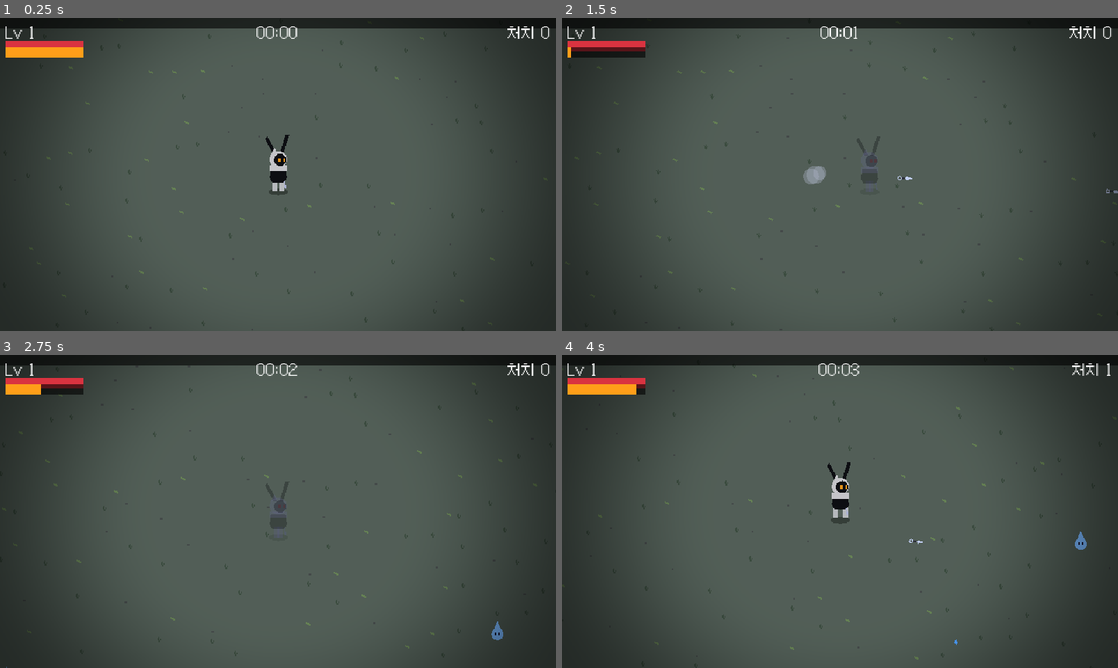
Above: before the commit, frames 1-4 (two rows, left to right).
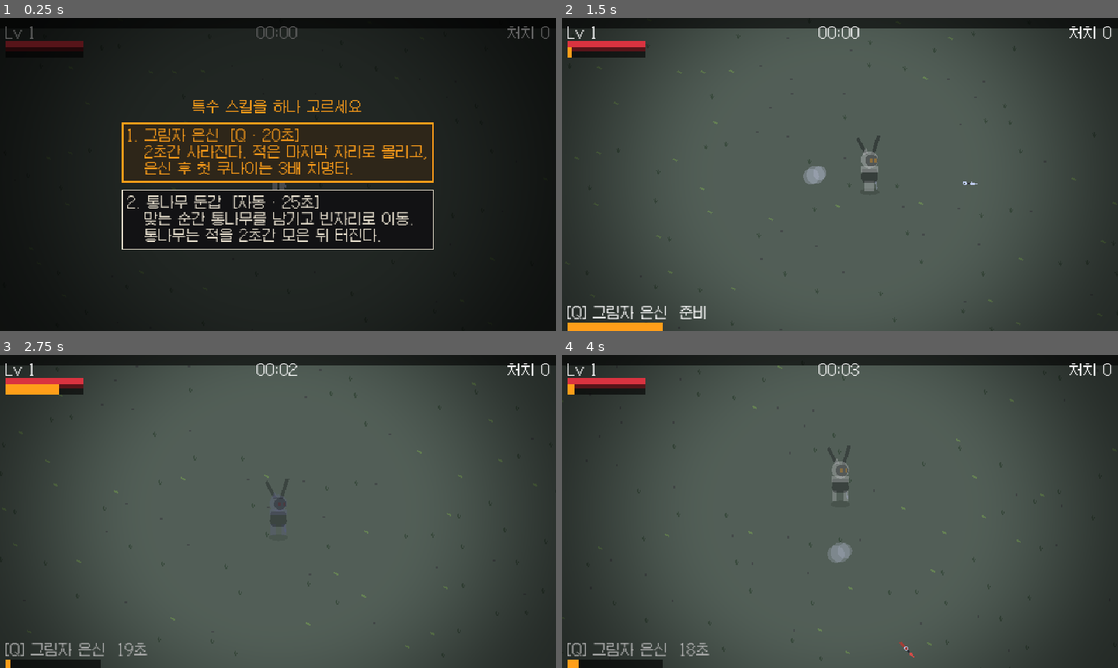
Above: after the commit, the same moments.

Repository: sookmo6442/kilvi
Game: Godot game, scene res://scenes/main.tscn
The game is run twice, just before and just after one commit, with the same random seed, the same clock (stepped at 60 frames per second) and the same inputs.
Inputs (mouse positions are in pixels of both pictures, inside the frame that each line leads up to):
- Up to frame 1 (0.25 s): no input
- Up to frame 2 (1.5 s): click (840, 152) at 0.5 s, where only the run after the commit has a clickable "1. 그림자 은신 [Q · 20초] 2초간 사라진다.…"; tap Enter at 1.25 s; hold D (move_right) from 1.28 s (still down); tap Space (dash) at 1.35 s
- Up to frame 3 (2.75 s): tap E at 1.55, 2.1 s; release D (move_right) at 2.03 s; hold S (move_down) from 2.03 s (still down); tap Space (dash) at 2.3 s
- Up to frame 4 (4 s): release S (move_down) at 2.78 s; hold D (move_right) 2.78-3.53 s; tap Space (dash) at 2.85, 3.8 s; tap E at 3.05, 3.6 s; hold W (move_up) from 3.53 s (still down)

The runs differ from the first frame. In frame 1, 96% of the frame differs, in the area x 0-100%, y 0-100%; in frame 2, 1.3%; in frame 3, 1.2%; in frame 4, 2.5%.

Commit message:
Move stealth to a pick-one special skill, add log substitution
- Dash is dodge-only again, cooldown 3s -> 2s
- Before each run the player picks one special skill (Q / E / pad Y)
- Shadow Stealth (active, 20s): 2s stealth, ambush crit afterwards
- Log Substitution (auto, 25s): negates a hit, leaves a log decoy that
  pulls enemies for 2s then explodes, and teleports Kilvi to a clear spot
- HUD shows the skill and its cooldown bottom-left

Co-Authored-By: Claude Opus 5.5 <noreply@anthropic.com>
Claude-Session: https://claude.ai/code/session_01HZDMDrb8GZDFDEhgWpqJy8

Diff:
--- /dev/null
+++ b/scripts/effects/log_decoy.gd
@@ -0,0 +1,50 @@
+extends Node2D
+## 통나무 둔갑으로 남는 통나무. 2초 동안 적을 끌어모았다가 터진다.
+
+const LIFE := 2.0
+const BLAST_RADIUS := 56.0
+
+var player: Player
+var _life := LIFE
+
+
+func _ready() -> void:
+	z_index = 0
+
+
+func _process(delta: float) -> void:
+	_life -= delta
+	queue_redraw()
+	if _life <= 0.0:
+		_explode()
+
+
+func _explode() -> void:
+	var dmg := 20.0 * (player.might if player else 1.0)
+	for e in get_tree().get_nodes_in_group("enemies"):
+		var enemy := e as Enemy
+		if enemy == null or enemy.dead:
+			continue
+		var to: Vector2 = enemy.global_position - global_position
+		if to.length() < BLAST_RADIUS:
+			enemy.take_damage(dmg, to.normalized() * 200.0)
+	var puff := preload("res://scripts/effects/smoke_puff.gd").new()
+	puff.position = position
+	puff.scale = Vector2.ONE * 2.5
+	get_parent().add_child(puff)
+	queue_free()
+
+
+func _draw() -> void:
+	# 흔들리는 통나무 (끝날수록 빨리 흔들린다)
+	var shake := sin(_life * (30.0 - _life * 10.0)) * (1.5 - _life * 0.5)
+	draw_set_transform(Vector2(shake, 0), 0.0, Vector2.ONE)
+	draw_circle(Vector2(0, 10), 9.0, Color(0, 0, 0, 0.3))
+	draw_rect(Rect2(-6, -12, 12, 22), Color(0.5, 0.33, 0.18))
+	draw_rect(Rect2(-6, -12, 3, 22), Color(0.4, 0.25, 0.13))
+	draw_circle(Vector2(0, -12), 6.0, Color(0.72, 0.55, 0.35))
+	draw_arc(Vector2(0, -12), 3.5, 0, TAU, 12, Color(0.5, 0.33, 0.18), 1.0)
+	draw_line(Vector2(6, -2), Vector2(10, -6), Color(0.4, 0.25, 0.13), 2.0)
+	# 터지기 직전 범위 표시
+	if _life < 0.6:
+		draw_arc(Vector2.ZERO, BLAST_RADIUS, 0, TAU, 32, Color(1.0, 0.62, 0.1, 0.5 * (1.0 - _life / 0.6)), 1.0)
--- a/scripts/game_data.gd
+++ b/scripts/game_data.gd
@@ -22,6 +22,14 @@
 	"ears": {"name": "긴 귀", "desc": "획득 범위 +25%", "max_level": 5},
 }
 
+## 특수 스킬: 판 시작 전에 1개만 골라 들고 간다.
+const SKILLS := {
+	"stealth": {"name": "그림자 은신", "key": "Q", "cooldown": 20.0,
+		"desc": "2초간 사라진다. 적은 마지막 자리로 몰리고,\n   은신 후 첫 쿠나이는 3배 치명타."},
+	"log": {"name": "통나무 둔갑", "key": "자동", "cooldown": 25.0,
+		"desc": "맞는 순간 통나무를 남기고 빈자리로 이동.\n   통나무는 적을 2초간 모은 뒤 터진다."},
+}
+
 const ENEMIES := {
 	"wisp": {"name": "도깨비불", "hp": 4.0, "speed": 38.0, "damage": 5.0, "radius": 7.0, "xp": 1,
 		"color": Color(0.55, 0.8, 1.0), "behavior": "chase"},
--- a/scripts/main.gd
+++ b/scripts/main.gd
@@ -16,6 +16,9 @@
 const CONTRACT_INTERVAL := 60.0
 const CONTRACT_TIME := 30.0 # 표적을 잡아야 하는 제한 시간
 
+## 다시 하기를 눌러도 지난번 고른 스킬에 커서를 둔다
+static var last_skill := "stealth"
+
 var world: Node2D
 var player: Player
 var hud: CanvasLayer
@@ -75,6 +78,19 @@
 	player.add_or_level_weapon("kunai")
 	hud.set_hp(player.hp, player.max_hp)
 	hud.set_xp(player.xp, player.xp_needed, player.level)
+	_open_skill_select.call_deferred()
+
+
+func _open_skill_select() -> void:
+	var options := []
+	var focus := 0
+	for id in GameData.SKILLS:
+		var d: Dictionary = GameData.SKILLS[id]
+		if id == last_skill:
+			focus = options.size()
+		options.append({"kind": "skill", "id": id,
+			"label": "%s  [%s · %d초]\n   %s" % [d.name, d.key, int(d.cooldown), d.desc]})
+	level_up_ui.open(options, "특수 스킬을 하나 고르세요", focus)
 
 
 func _process(delta: float) -> void:
@@ -83,6 +99,7 @@
 	time += delta
 	hud.set_time(time)
 	hud.set_dash(player.dash_cooldown_left, Player.DASH_COOLDOWN)
+	hud.set_skill(player.skill_cooldown_left, player.skill_cooldown())
 	_update_spawns(delta)
 	_update_contract()
 	if time >= GameData.RUN_LENGTH:
@@ -233,6 +250,12 @@
 
 
 func _on_upgrade_chosen(option: Dictionary) -> void:
+	if option.kind == "skill":
+		player.skill_id = option.id
+		last_skill = option.id
+		var d: Dictionary = GameData.SKILLS[option.id]
+		hud.setup_skill(d.name, d.key)
+		return
 	match option.kind:
 		"weapon": player.add_or_level_weapon(option.id)
 		"passive": player.add_passive(option.id)
@@ -282,6 +305,7 @@
 		"move_up": [KEY_W, KEY_UP],
 		"move_down": [KEY_S, KEY_DOWN],
 		"dash": [KEY_SPACE, KEY_SHIFT],
+		"skill": [KEY_Q, KEY_E],
 		"pause": [KEY_ESCAPE, KEY_P],
 	}
 	for action in keys:
@@ -299,7 +323,7 @@
 		ev.axis = axes[action][0]
 		ev.axis_value = axes[action][1]
 		InputMap.action_add_event(action, ev)
-	var buttons := {"dash": JOY_BUTTON_A, "pause": JOY_BUTTON_START}
+	var buttons := {"dash": JOY_BUTTON_A, "skill": JOY_BUTTON_Y, "pause": JOY_BUTTON_START}
 	for action in buttons:
 		var ev := InputEventJoypadButton.new()
 		ev.button_index = buttons[action]
--- a/scripts/player.gd
+++ b/scripts/player.gd
@@ -16,10 +16,10 @@
 
 const DASH_DISTANCE := 64.0
 const DASH_TIME := 0.12
-const DASH_COOLDOWN := 3.0
+const DASH_COOLDOWN := 2.0
 const INVULN_TIME := 0.5
 const HIT_RADIUS := 8.0
-const STEALTH_TIME := 1.5
+const STEALTH_TIME := 2.0
 const AMBUSH_MULT := 3.0
 
 var world: Node2D
@@ -56,6 +56,12 @@
 ## 은신이 끝난 뒤 첫 쿠나이 공격이 치명타가 된다.
 var ambush_ready := false
 
+## 특수 스킬: 판마다 1개. GameData.SKILLS의 id.
+var skill_id := ""
+var skill_cooldown_left := 0.0
+## 통나무 둔갑으로 남긴 통나무. 살아 있는 동안 적이 이쪽으로 몰려간다.
+var decoy: Node2D = null
+
 var _invuln := 0.0
 var _dash_time := 0.0
 var _dash_dir := Vector2.ZERO
@@ -74,10 +80,13 @@
 		return
 	_invuln = maxf(_invuln - delta, 0.0)
 	dash_cooldown_left = maxf(dash_cooldown_left - delta, 0.0)
+	skill_cooldown_left = maxf(skill_cooldown_left - delta, 0.0)
 	if stealth_left > 0.0:
 		stealth_left = maxf(stealth_left - delta, 0.0)
 	else:
 		last_seen_position = global_position
+	if Input.is_action_just_pressed("skill"):
+		use_skill()
 
 	move_dir = Input.get_vector("move_left", "move_right", "move_up", "move_down")
 	if move_dir != Vector2.ZERO:
@@ -105,21 +114,74 @@
 	_dash_time = DASH_TIME
 	dash_cooldown_left = DASH_COOLDOWN
 	_invuln = maxf(_invuln, DASH_TIME + 0.1)
-	last_seen_position = global_position
-	stealth_left = STEALTH_TIME
-	ambush_ready = true
+	_spawn_puff(position)
+
+
+func _spawn_puff(at: Vector2) -> void:
 	if world:
 		var puff := preload("res://scripts/effects/smoke_puff.gd").new()
-		puff.position = position
+		puff.position = at
 		world.add_child(puff)
+
+
+func skill_cooldown() -> float:
+	return GameData.SKILLS[skill_id].cooldown if skill_id != "" else 1.0
+
+
+## Q 키로 쓰는 스킬. 자동 스킬(통나무 둔갑)은 여기서 아무것도 하지 않는다.
+func use_skill() -> void:
+	if is_dead or skill_id == "" or skill_cooldown_left > 0.0:
+		return
+	if skill_id == "stealth":
+		skill_cooldown_left = skill_cooldown()
+		last_seen_position = global_position
+		stealth_left = STEALTH_TIME
+		ambush_ready = true
+		_spawn_puff(position)
+
+
+## 통나무 둔갑: 맞는 순간 통나무를 남기고 빈자리로 순간이동한다.
+func _try_substitution() -> bool:
+	if skill_id != "log" or skill_cooldown_left > 0.0:
+		return false
+	skill_cooldown_left = skill_cooldown()
+	var log_node: Node2D = preload("res://scripts/effects/log_decoy.gd").new()
+	log_node.position = position
+	log_node.player = self
+	world.add_child(log_node)
+	decoy = log_node
+	_spawn_puff(position)
+	position = _find_escape_spot()
+	_spawn_puff(position)
+	_invuln = 0.6
+	return true
+
+
+func _find_escape_spot() -> Vector2:
+	var enemies := get_tree().get_nodes_in_group("enemies")
+	var best := position
+	var best_score := INF
+	for i in 12:
+		var cand := position + Vector2.from_angle(randf() * TAU) * randf_range(80.0, 140.0)
+		var score := 0.0
+		for e in enemies:
+			var d: float = cand.distance_to(e.global_position)
+			if d < 60.0:
+				score += 60.0 - d
+		if score < best_score:
+			best_score = score
+			best = cand
+	return best
 
 
 func is_stealthed() -> bool:
 	return stealth_left > 0.0
 
 
-## 적이 쫓아갈 위치. 은신 중에는 마지막으로 본 자리.
+## 적이 쫓아갈 위치. 통나무가 있으면 통나무, 은신 중에는 마지막으로 본 자리.
 func chase_position() -> Vector2:
+	if decoy != null and is_instance_valid(decoy):
+		return decoy.global_position
 	return last_seen_position if stealth_left > 0.0 else global_position
 
 
@@ -137,6 +199,8 @@
 
 func take_damage(amount: float) -> void:
 	if is_dead or _invuln > 0.0:
+		return
+	if _try_substitution():
 		return
 	hp = maxf(hp - amount, 0.0)
 	_invuln = INVULN_TIME
--- a/scripts/ui/hud.gd
+++ b/scripts/ui/hud.gd
@@ -8,6 +8,8 @@
 var _time_label: Label
 var _kills_label: Label
 var _contract_label: Label
+var _skill_label: Label
+var _skill_bar: ProgressBar
 var _message_label: Label
 var _message_left := 0.0
 
@@ -69,6 +71,19 @@
 	_dash_bar.size = Vector2(90, 3)
 	root.add_child(_dash_bar)
 
+	# 왼쪽 아래: 특수 스킬
+	_skill_label = Label.new()
+	_skill_label.set_anchors_preset(Control.PRESET_BOTTOM_LEFT)
+	_skill_label.position = Vector2(6, -30)
+	root.add_child(_skill_label)
+	_skill_bar = UiStyle.bar(UiStyle.ORANGE, 4)
+	_skill_bar.set_anchors_preset(Control.PRESET_BOTTOM_LEFT)
+	_skill_bar.position = Vector2(6, -10)
+	_skill_bar.size = Vector2(110, 4)
+	root.add_child(_skill_bar)
+	_skill_label.visible = false
+	_skill_bar.visible = false
+
 	set_time(0.0)
 	set_kills(0)
 	set_hp(1, 1)
@@ -79,6 +94,30 @@
 	if _message_left > 0.0:
 		_message_left -= delta
 		_message_label.modulate.a = clampf(_message_left / 0.4, 0.0, 1.0)
+
+
+var _skill_name := ""
+var _skill_key := ""
+
+
+func setup_skill(skill_name: String, key: String) -> void:
+	_skill_name = skill_name
+	_skill_key = key
+	_skill_label.visible = true
+	_skill_bar.visible = true
+
+
+func set_skill(left: float, total: float) -> void:
+	if _skill_name == "":
+		return
+	_skill_bar.max_value = total
+	_skill_bar.value = total - left
+	if left > 0.0:
+		_skill_label.text = "[%s] %s  %d초" % [_skill_key, _skill_name, ceili(left)]
+		_skill_label.modulate = Color(0.7, 0.7, 0.7)
+	else:
+		_skill_label.text = "[%s] %s  준비" % [_skill_key, _skill_name]
+		_skill_label.modulate = Color.WHITE
 
 
 func set_contract(text: String) -> void:
--- a/scripts/ui/level_up_ui.gd
+++ b/scripts/ui/level_up_ui.gd
@@ -6,6 +6,7 @@
 
 var _buttons: Array[Button] = []
 var _options: Array = []
+var _title: Label
 
 
 func _ready() -> void:
@@ -26,11 +27,10 @@
 	box.add_theme_constant_override("separation", 8)
 	center.add_child(box)
 
-	var title := Label.new()
-	title.text = "레벨 업!"
-	title.horizontal_alignment = HORIZONTAL_ALIGNMENT_CENTER
-	title.add_theme_color_override("font_color", UiStyle.ORANGE)
-	box.add_child(title)
+	_title = Label.new()
+	_title.horizontal_alignment = HORIZONTAL_ALIGNMENT_CENTER
+	_title.add_theme_color_override("font_color", UiStyle.ORANGE)
+	box.add_child(_title)
 
 	for i in 3:
 		var b := UiStyle.button("")
@@ -41,7 +41,8 @@
 		_buttons.append(b)
 
 
-func open(options: Array) -> void:
+func open(options: Array, title: String = "레벨 업!", focus_index: int = 0) -> void:
+	_title.text = title
 	_options = options
 	for i in _buttons.size():
 		var b := _buttons[i]
@@ -52,7 +53,7 @@
 			b.visible = false
 	visible = true
 	get_tree().paused = true
-	_buttons[0].grab_focus()
+	_buttons[clampi(focus_index, 0, options.size() - 1)].grab_focus()
 
 
 func _unhandled_input(event: InputEvent) -> void:
Binary file added: docs/screenshot_log.png
Binary file added: docs/screenshot_skill_select.png
